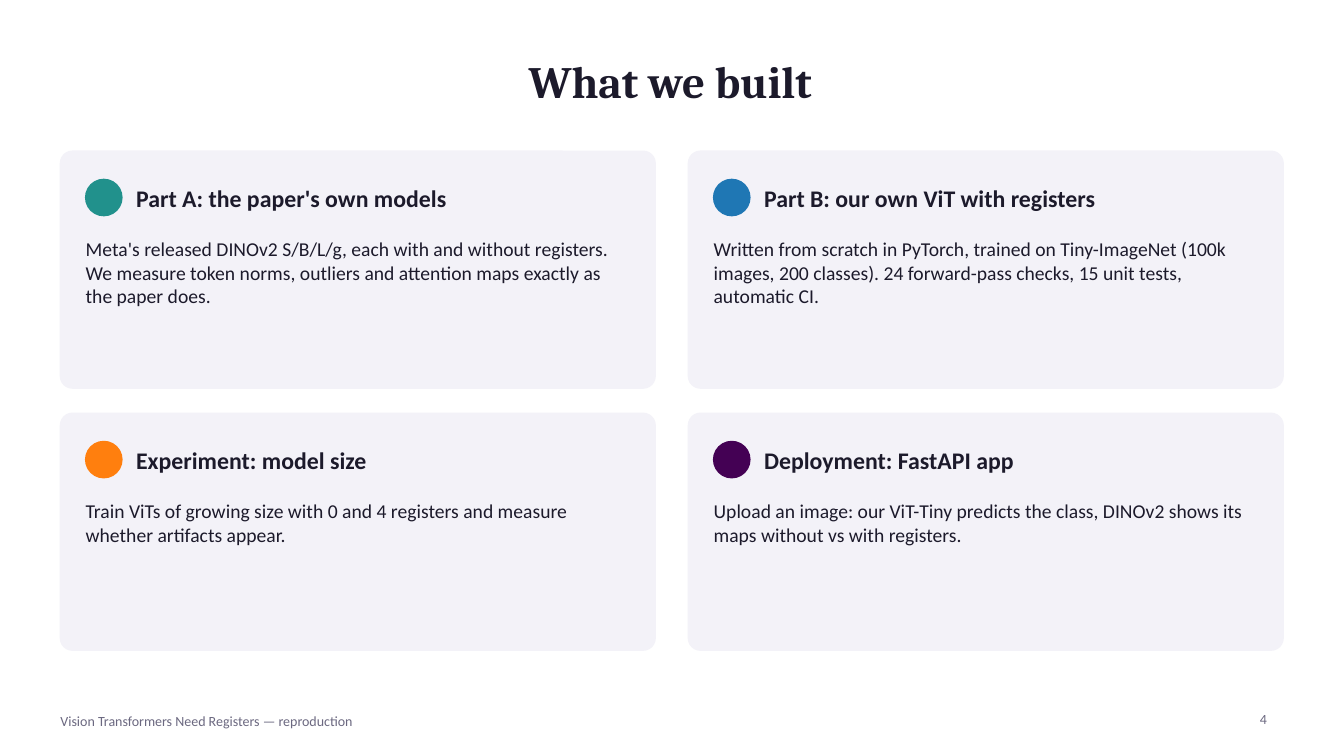
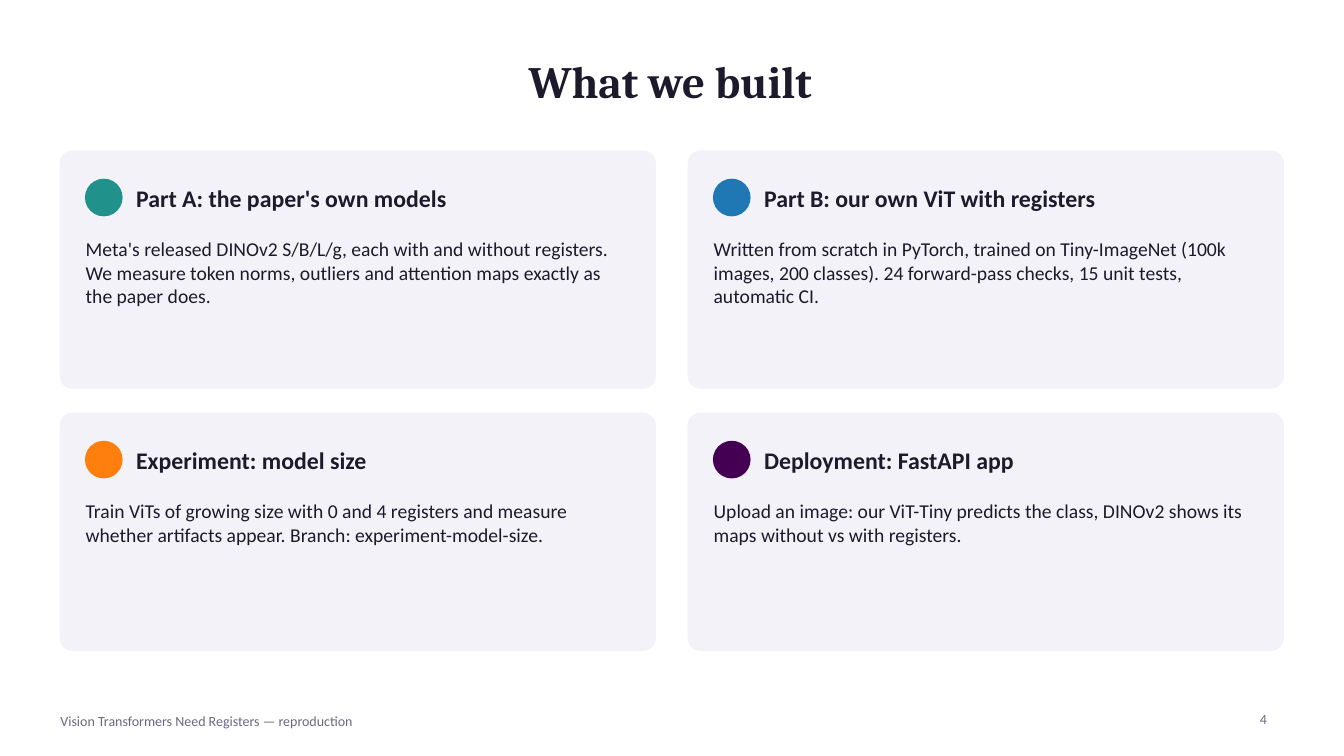
Before and after one commit to recommended131225435/vit-registers-reproduction, a slide deck: slide 4 of report/presentation.pptx. Drawn at 1344x756 pixels with LibreOffice and Linux fonts; fonts in the diff are those of the drawing. Boxes give left, top, right and bottom in pixels: in the first picture for what was removed or moved away, otherwise in the second. Text is boxed around its words. In the diff, an @@ line names an element or a change of style, - is before the commit and + after.

Commit message:
Point to the experiment branch in README, report and slides

```diff
--- a/report/presentation.pptx
+++ b/report/presentation.pptx
@@ text at (x1=86, y1=504, x2=567, y2=545): text changed @@
-Train ViTs of growing size with 0 and 4 registers and measure whether artifacts appear.
+Train ViTs of growing size with 0 and 4 registers and measure whether artifacts appear. Branch: experiment-model-size.
```
Also in this commit, not shown: 4 other files.
